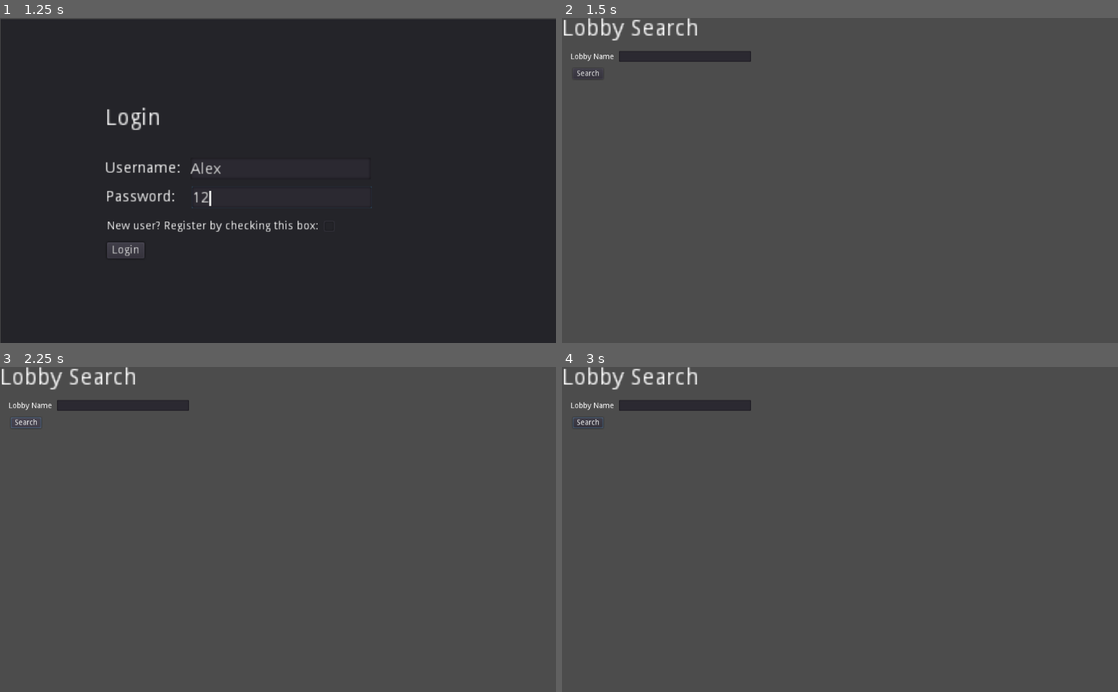
Above: before the commit, frames 1-4 (two rows, left to right).
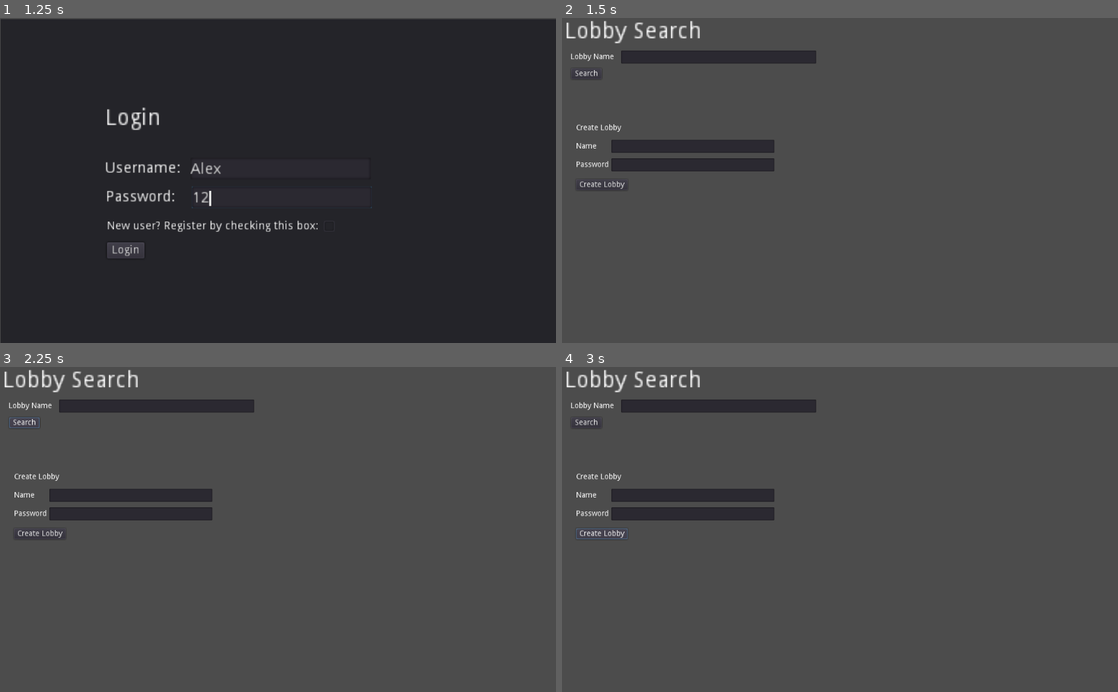
Above: after the commit, the same moments.

Repository: warez80/MultiplayerChess
Game: Godot game, scene res://Login.tscn
The game is run twice, just before and just after one commit, with the same random seed, the same clock (stepped at 60 frames per second) and the same inputs.
Inputs (mouse positions are in pixels of both pictures, inside the frame that each line leads up to):
- Up to frame 1 (1.25 s): click (278, 167) at 0.52 s; type "Alex" at 0.6 s; click (283, 196) at 0.75 s; type "12" at 0.83 s
- Up to frame 2 (1.5 s): click "Login" at 1.25 s
- Up to frame 3 (2.25 s): click "Search" at 2 s
- Up to frame 4 (3 s): click (600, 532) at 2.75 s, where only the run after the commit has a clickable "Create Lobby"

Frame 1 is identical in both runs. In frame 2, 4.1% of the frame differs, in the area x 0-46%, y 0-53%; in frame 3, 4.1%; in frame 4, 4.1%.
Error before the commit: Invalid get index '0' (on base: 'Nil'). (res://LobbySearch.gd:25)
Error after the commit: Invalid get index '0' (on base: 'Nil'). (res://LobbySearch.gd:29)

Commit message:
Added default state to lobby search & create lobby controls

Diff:
--- a/LobbySearch.gd
+++ b/LobbySearch.gd
@@ -1,17 +1,19 @@
 extends CanvasLayer
 
-onready var serverBrowser = get_node("ServerListWrapper")
+onready var serverBrowser = get_node("ServerListWrapper/ServerList")
 onready var lobbyName = get_node("Input_LobbyName")
+onready var createLobbyName = get_node("VBoxContainer/GridContainer/Input_Create_LobbyName")
+onready var createLobbyPassword = get_node("VBoxContainer/GridContainer/Input_Create_LobbyPassword")
 
-var token = "7B1B16A4-A583-4236-A9E1-592F75BC2F40"
+var token = "76A6F464-083E-49DC-BC08-47E6866E0DC1"
+var userIP = "localhost"
 
 # class member variables go here, for example:
 # var a = 2
 # var b = "textvar"
 
 func _ready():
-	# Called every time the node is added to the scene.
-	# Initialization here
+	_on_Search_pressed()	# Populate with default
 	pass
 
 #func _process(delta):
@@ -22,20 +24,31 @@
 
 func _on_HTTPRequest_request_completed(result, response_code, headers, body):
 	var json = JSON.parse(body.get_string_from_utf8())
+	print(json.result)
+
+	if json.result[0].status == 'Fail':
+		return
+
 	if json.result[0].action == 'lobby_search':
 		_update_Server_Browser(json.result[0].result)
 
+	if json.result[0].action == 'create_lobby':
+		# GOTO New Lobby
+		return
+
 # Updates the server browser list
 func _update_Server_Browser(json):
+	for i in serverBrowser.get_children():
+		i.queue_free()
+
 	print("Lobbies:")
 	for entry in json:
 		print(entry)
 		print("---")
 
 		var wrapper = VBoxContainer.new()
-		wrapper.rect_min_size = Vector2(10, 50)
+		wrapper.connect("timeout", self, "on_timer_timeout")
 		serverBrowser.add_child(wrapper)
-
 
 		var title = Label.new()
 		title.set_text(entry['lobby_name'])
@@ -45,8 +58,27 @@
 		host.set_text(entry['host_name'])
 		wrapper.add_child(host)
 
+		var buttonWrapper = HBoxContainer.new()
+		wrapper.add_child(buttonWrapper)
 
+		var join = Button.new()
+		join.set_text("Join")
+		buttonWrapper.add_child(join)
+		join.connect("pressed", self, "_on_LobbyJoin_pressed", [entry['host_ip']])
+
+# User pressed search button
 func _on_Search_pressed():
 	var QUERY = "a=lobby_search&t="+token+"&n="+lobbyName.get_text()
 	var HEADERS = ["Content-Type: application/x-www-form-urlencoded", "Content-Length: " + str(QUERY.length())]
 	$HTTPRequest.request("http://www.chrisnastovski.com/COP4331/api.php", HEADERS, true, HTTPClient.METHOD_POST, QUERY)
+
+# User creates lobby
+func _on_LobbyCreate_pressed():
+	var QUERY = "a=create_lobby&t="+token+"&n="+createLobbyName.get_text()+"&p="+createLobbyPassword.get_text()+"&i="+userIP
+	print(QUERY)
+	var HEADERS = ["Content-Type: application/x-www-form-urlencoded", "Content-Length: " + str(QUERY.length())]
+	$HTTPRequest.request("http://www.chrisnastovski.com/COP4331/api.php", HEADERS, true, HTTPClient.METHOD_POST, QUERY)
+
+#Lobby Join
+func _on_LobbyJoin_pressed(ip):
+	print("Join Lobby with IP: " + ip)
--- a/LobbySearch.tscn
+++ b/LobbySearch.tscn
@@ -39,8 +39,10 @@
 anchor_top = 0.0
 anchor_right = 0.0
 anchor_bottom = 0.0
-margin_right = 84.0
-margin_bottom = 14.0
+margin_left = 5.0
+margin_top = 5.0
+margin_right = 89.0
+margin_bottom = 19.0
 rect_scale = Vector2( 3, 3 )
 rect_pivot_offset = Vector2( 0, 0 )
 rect_clip_content = false
@@ -54,50 +56,15 @@
 max_lines_visible = -1
 _sections_unfolded = [ "Rect", "custom_fonts" ]
 
-[node name="Input_LobbyName" type="TextEdit" parent="." index="2"]
-
-anchor_left = 0.0
-anchor_top = 0.0
-anchor_right = 0.0
-anchor_bottom = 0.0
-margin_left = 105.0
-margin_top = 61.0
-margin_right = 348.0
-margin_bottom = 81.0
-rect_pivot_offset = Vector2( 0, 0 )
-rect_clip_content = false
-focus_mode = 2
-mouse_filter = 0
-mouse_default_cursor_shape = 0
-size_flags_horizontal = 1
-size_flags_vertical = 1
-text = ""
-readonly = false
-highlight_current_line = false
-syntax_highlighting = false
-show_line_numbers = false
-highlight_all_occurrences = false
-override_selected_font_color = false
-context_menu_enabled = true
-smooth_scrolling = false
-v_scroll_speed = 80.0
-hiding_enabled = 0
-wrap_lines = false
-caret_block_mode = false
-caret_blink = false
-caret_blink_speed = 0.65
-caret_moving_by_right_click = true
-_sections_unfolded = [ "Rect" ]
-
-[node name="Button" type="Button" parent="." index="3"]
-
-anchor_left = 0.0
-anchor_top = 0.0
-anchor_right = 0.0
-anchor_bottom = 0.0
-margin_left = 20.0
+[node name="Button" type="Button" parent="." index="2"]
+
+anchor_left = 0.0
+anchor_top = 0.0
+anchor_right = 0.0
+anchor_bottom = 0.0
+margin_left = 17.0
 margin_top = 93.0
-margin_right = 76.0
+margin_right = 73.0
 margin_bottom = 113.0
 rect_pivot_offset = Vector2( 0, 0 )
 rect_clip_content = false
@@ -114,31 +81,270 @@
 flat = false
 align = 1
 
-[node name="ServerListWrapper" type="VBoxContainer" parent="." index="4"]
-
-anchor_left = 0.0
-anchor_top = 0.0
-anchor_right = 0.0
-anchor_bottom = 0.0
-margin_left = 377.0
-margin_top = 60.0
-margin_right = 987.0
-margin_bottom = 567.0
-rect_pivot_offset = Vector2( 0, 0 )
-rect_clip_content = false
-mouse_filter = 1
-mouse_default_cursor_shape = 0
-size_flags_horizontal = 1
-size_flags_vertical = 1
-alignment = 0
-
-[node name="HTTPRequest" type="HTTPRequest" parent="." index="5"]
+[node name="HTTPRequest" type="HTTPRequest" parent="." index="3"]
 
 download_file = ""
 use_threads = false
 body_size_limit = -1
 max_redirects = 8
 
+[node name="VBoxContainer" type="VBoxContainer" parent="." index="4"]
+
+editor/display_folded = true
+anchor_left = 0.0
+anchor_top = 0.0
+anchor_right = 0.0
+anchor_bottom = 0.0
+margin_left = 26.0
+margin_top = 196.0
+margin_right = 432.0
+margin_bottom = 330.0
+rect_pivot_offset = Vector2( 0, 0 )
+rect_clip_content = false
+mouse_filter = 1
+mouse_default_cursor_shape = 0
+size_flags_horizontal = 1
+size_flags_vertical = 1
+custom_constants/separation = 15
+alignment = 0
+_sections_unfolded = [ "custom_constants" ]
+
+[node name="Label" type="Label" parent="VBoxContainer" index="0"]
+
+anchor_left = 0.0
+anchor_top = 0.0
+anchor_right = 0.0
+anchor_bottom = 0.0
+margin_right = 406.0
+margin_bottom = 14.0
+rect_pivot_offset = Vector2( 0, 0 )
+rect_clip_content = false
+mouse_filter = 2
+mouse_default_cursor_shape = 0
+size_flags_horizontal = 1
+size_flags_vertical = 4
+text = "Create Lobby"
+percent_visible = 1.0
+lines_skipped = 0
+max_lines_visible = -1
+_sections_unfolded = [ "Rect" ]
+
+[node name="GridContainer" type="GridContainer" parent="VBoxContainer" index="1"]
+
+anchor_left = 0.0
+anchor_top = 0.0
+anchor_right = 0.0
+anchor_bottom = 0.0
+margin_top = 29.0
+margin_right = 406.0
+margin_bottom = 87.0
+rect_pivot_offset = Vector2( 0, 0 )
+rect_clip_content = false
+mouse_filter = 1
+mouse_default_cursor_shape = 0
+size_flags_horizontal = 1
+size_flags_vertical = 1
+custom_constants/vseparation = 10
+custom_constants/hseparation = 5
+columns = 2
+_sections_unfolded = [ "custom_constants" ]
+
+[node name="Label" type="Label" parent="VBoxContainer/GridContainer" index="0"]
+
+anchor_left = 0.0
+anchor_top = 0.0
+anchor_right = 0.0
+anchor_bottom = 0.0
+margin_top = 5.0
+margin_right = 60.0
+margin_bottom = 19.0
+rect_pivot_offset = Vector2( 0, 0 )
+rect_clip_content = false
+mouse_filter = 2
+mouse_default_cursor_shape = 0
+size_flags_horizontal = 1
+size_flags_vertical = 4
+text = "Name"
+percent_visible = 1.0
+lines_skipped = 0
+max_lines_visible = -1
+
+[node name="Input_Create_LobbyName" type="LineEdit" parent="VBoxContainer/GridContainer" index="1"]
+
+anchor_left = 0.0
+anchor_top = 0.0
+anchor_right = 0.0
+anchor_bottom = 0.0
+margin_left = 65.0
+margin_right = 365.0
+margin_bottom = 24.0
+rect_min_size = Vector2( 300, 0 )
+rect_pivot_offset = Vector2( 0, 0 )
+rect_clip_content = false
+focus_mode = 2
+mouse_filter = 0
+mouse_default_cursor_shape = 1
+size_flags_horizontal = 1
+size_flags_vertical = 1
+focus_mode = 2
+context_menu_enabled = true
+placeholder_alpha = 0.6
+caret_blink = false
+caret_blink_speed = 0.65
+caret_position = 0
+_sections_unfolded = [ "Rect" ]
+
+[node name="Label2" type="Label" parent="VBoxContainer/GridContainer" index="2"]
+
+anchor_left = 0.0
+anchor_top = 0.0
+anchor_right = 0.0
+anchor_bottom = 0.0
+margin_top = 39.0
+margin_right = 60.0
+margin_bottom = 53.0
+rect_pivot_offset = Vector2( 0, 0 )
+rect_clip_content = false
+mouse_filter = 2
+mouse_default_cursor_shape = 0
+size_flags_horizontal = 1
+size_flags_vertical = 4
+text = "Password"
+percent_visible = 1.0
+lines_skipped = 0
+max_lines_visible = -1
+
+[node name="Input_Create_LobbyPassword" type="LineEdit" parent="VBoxContainer/GridContainer" index="3"]
+
+anchor_left = 0.0
+anchor_top = 0.0
+anchor_right = 0.0
+anchor_bottom = 0.0
+margin_left = 65.0
+margin_top = 34.0
+margin_right = 365.0
+margin_bottom = 58.0
+rect_min_size = Vector2( 300, 0 )
+rect_pivot_offset = Vector2( 0, 0 )
+rect_clip_content = false
+focus_mode = 2
+mouse_filter = 0
+mouse_default_cursor_shape = 1
+size_flags_horizontal = 1
+size_flags_vertical = 1
+secret = true
+focus_mode = 2
+context_menu_enabled = true
+placeholder_alpha = 0.6
+caret_blink = false
+caret_blink_speed = 0.65
+caret_position = 0
+_sections_unfolded = [ "Rect" ]
+
+[node name="HBoxContainer" type="HBoxContainer" parent="VBoxContainer" index="2"]
+
+anchor_left = 0.0
+anchor_top = 0.0
+anchor_right = 0.0
+anchor_bottom = 0.0
+margin_top = 102.0
+margin_right = 406.0
+margin_bottom = 122.0
+rect_pivot_offset = Vector2( 0, 0 )
+rect_clip_content = false
+mouse_filter = 1
+mouse_default_cursor_shape = 0
+size_flags_horizontal = 1
+size_flags_vertical = 1
+alignment = 0
+
+[node name="Button2" type="Button" parent="VBoxContainer/HBoxContainer" index="0"]
+
+anchor_left = 0.0
+anchor_top = 0.0
+anchor_right = 0.0
+anchor_bottom = 0.0
+margin_right = 95.0
+margin_bottom = 20.0
+rect_pivot_offset = Vector2( 0, 0 )
+rect_clip_content = false
+focus_mode = 2
+mouse_filter = 0
+mouse_default_cursor_shape = 0
+size_flags_horizontal = 1
+size_flags_vertical = 1
+toggle_mode = false
+enabled_focus_mode = 2
+shortcut = null
+group = null
+text = "Create Lobby"
+flat = false
+align = 1
+_sections_unfolded = [ "Rect" ]
+
+[node name="Input_LobbyName" type="LineEdit" parent="." index="5"]
+
+anchor_left = 0.0
+anchor_top = 0.0
+anchor_right = 0.0
+anchor_bottom = 0.0
+margin_left = 109.0
+margin_top = 60.0
+margin_right = 468.0
+margin_bottom = 84.0
+rect_pivot_offset = Vector2( 0, 0 )
+rect_clip_content = false
+focus_mode = 2
+mouse_filter = 0
+mouse_default_cursor_shape = 1
+size_flags_horizontal = 1
+size_flags_vertical = 1
+focus_mode = 2
+context_menu_enabled = true
+placeholder_alpha = 0.6
+caret_blink = false
+caret_blink_speed = 0.65
+caret_position = 0
+
+[node name="ServerListWrapper" type="ScrollContainer" parent="." index="6"]
+
+anchor_left = 0.0
+anchor_top = 0.0
+anchor_right = 0.0
+anchor_bottom = 0.0
+margin_left = 522.0
+margin_top = 44.0
+margin_right = 984.0
+margin_bottom = 563.0
+rect_pivot_offset = Vector2( 0, 0 )
+rect_clip_content = true
+mouse_filter = 0
+mouse_default_cursor_shape = 0
+size_flags_horizontal = 1
+size_flags_vertical = 1
+scroll_horizontal_enabled = true
+scroll_horizontal = 0
+scroll_vertical_enabled = true
+scroll_vertical = 0
+
+[node name="ServerList" type="VBoxContainer" parent="ServerListWrapper" index="2"]
+
+anchor_left = 0.0
+anchor_top = 0.0
+anchor_right = 0.0
+anchor_bottom = 0.0
+rect_pivot_offset = Vector2( 0, 0 )
+rect_clip_content = false
+mouse_filter = 1
+mouse_default_cursor_shape = 0
+size_flags_horizontal = 1
+size_flags_vertical = 1
+custom_constants/separation = 30
+alignment = 0
+_sections_unfolded = [ "custom_constants" ]
+
 [connection signal="pressed" from="Button" to="." method="_on_Search_pressed"]
 
 [connection signal="request_completed" from="HTTPRequest" to="." method="_on_HTTPRequest_request_completed"]
+
+[connection signal="pressed" from="VBoxContainer/HBoxContainer/Button2" to="." method="_on_LobbyCreate_pressed"]
